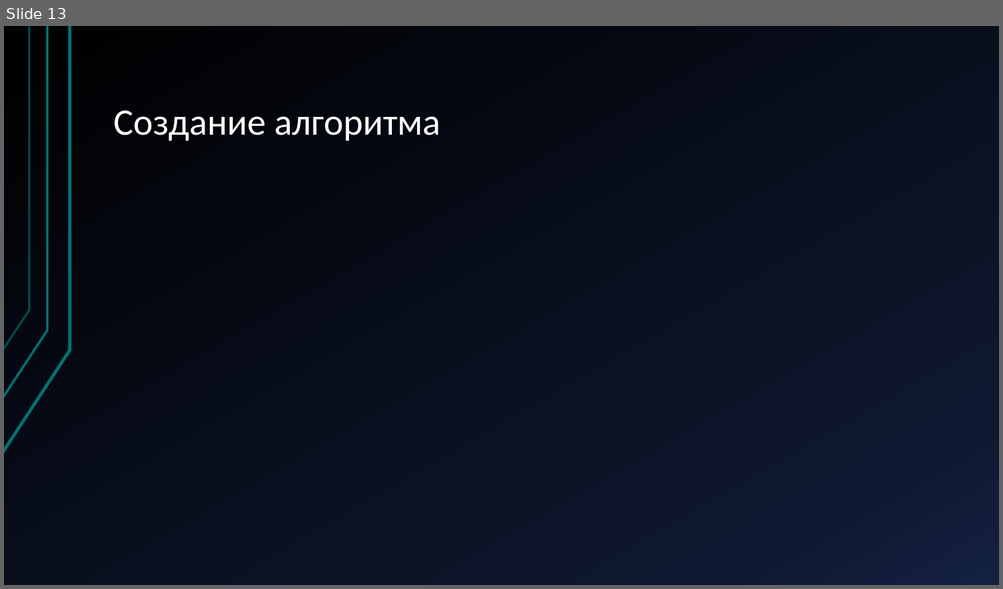
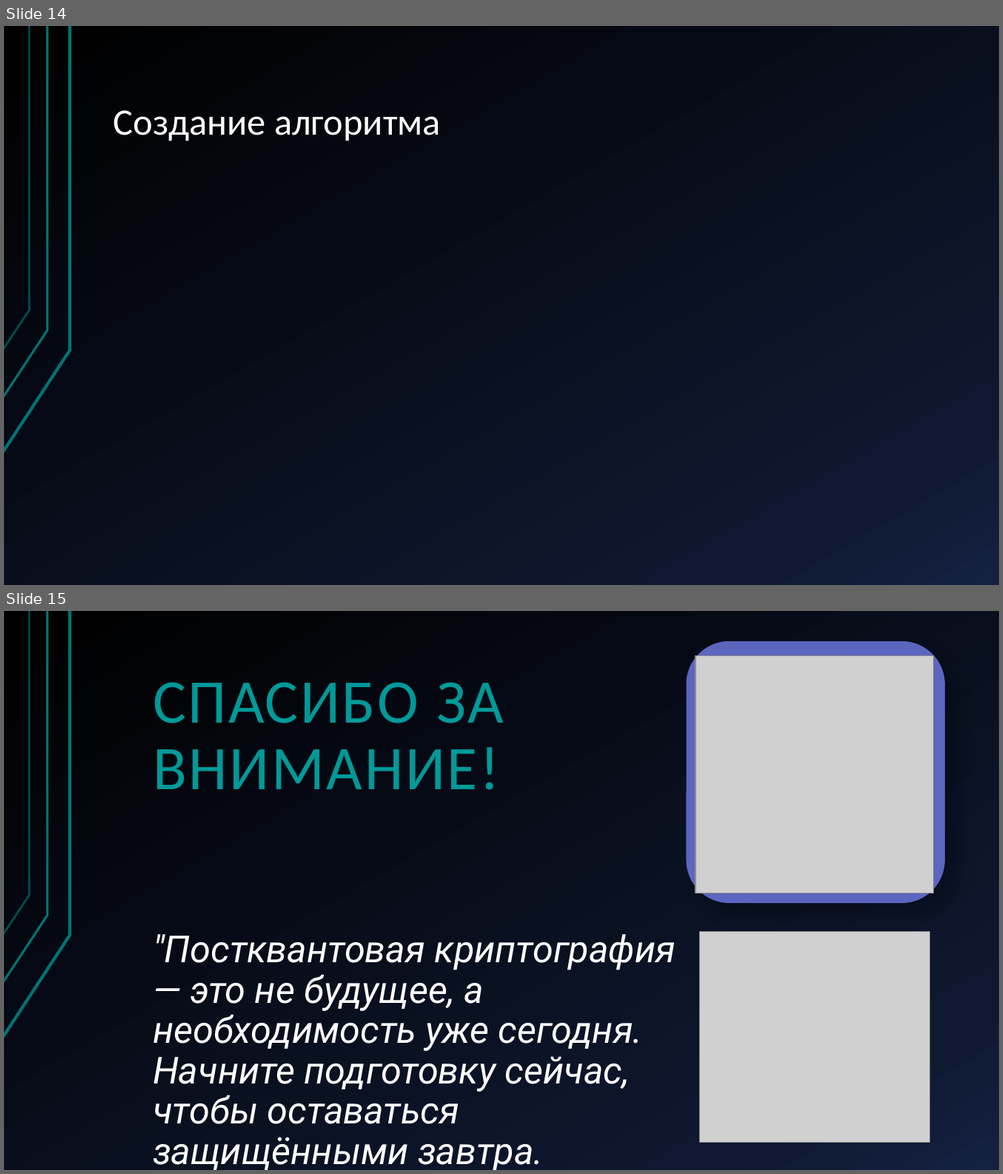
Before and after one commit to Terexi110/Teory, a slide deck: Постквантовая криптография KEM на решётках.pptx. Shown one above the other, each under a label of ours: slide 13 before the commit, slides 14 and 15 after it. The pictures are 1003x589 and 1003x1174 pixels, drawn with LibreOffice and Linux fonts; fonts in the diff are those of the drawing; grey boxes stand for pictures. Boxes give left, top, right and bottom in pixels: in the first picture for what was removed or moved away, otherwise in the second. Text is boxed around its words. In the diff, an @@ line names an element or a change of style, - is before the commit and + after.

```diff
--- a/Постквантовая криптография KEM на решётках.pptx
+++ b/Постквантовая криптография KEM на решётках.pptx
@@ slide 15 added at [4, 611, 999, 1170], background gradient #000000 to #0F1931 to #142242; not listed: 3 template elements that a slide beside it also shows @@
@@ rounded rectangle added at [686, 641, 944, 903], fill #6974D9 at 87% opacity @@
@@ picture added at [695, 655, 933, 894] @@
@@ title added at [153, 682, 504, 790], 60 pt, text #009999 @@
+СПАСИБО ЗА ВНИМАНИЕ!
@@ text added at [153, 934, 676, 1170], 36 pt, text #FFFFFF, italic @@
+"Постквантовая криптография — это не будущее, а необходимость уже сегодня. Начните подготовку сейчас, чтобы оставаться защищёнными завтра.
+@Брылёв Альберт
@@ picture added at [700, 932, 929, 1143] @@
@@ what was slide 13 is now slide 14 @@
```
Also in this commit, not shown: 4 slides changed, 1 other slide added, 1 slide removed, 1 other file.
